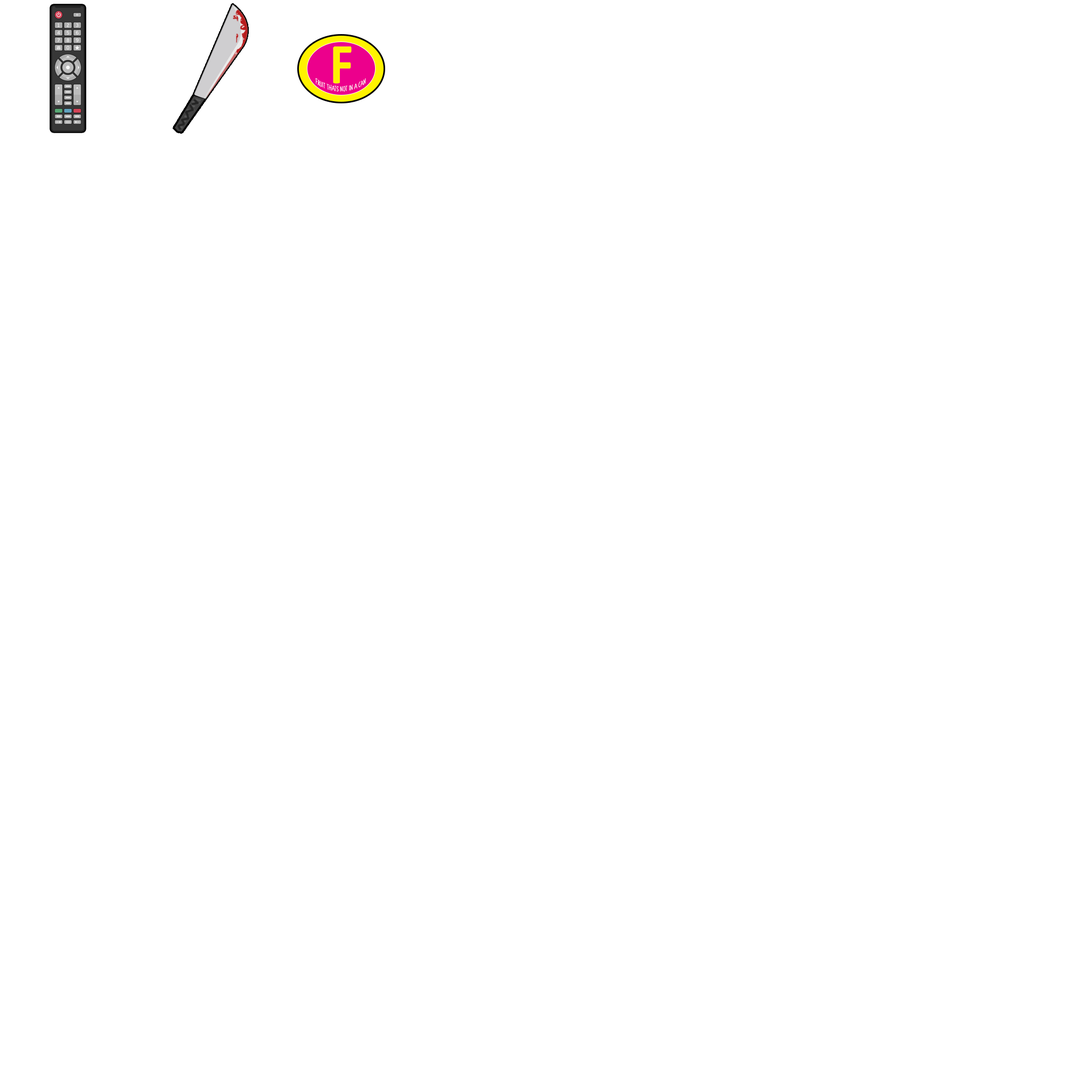
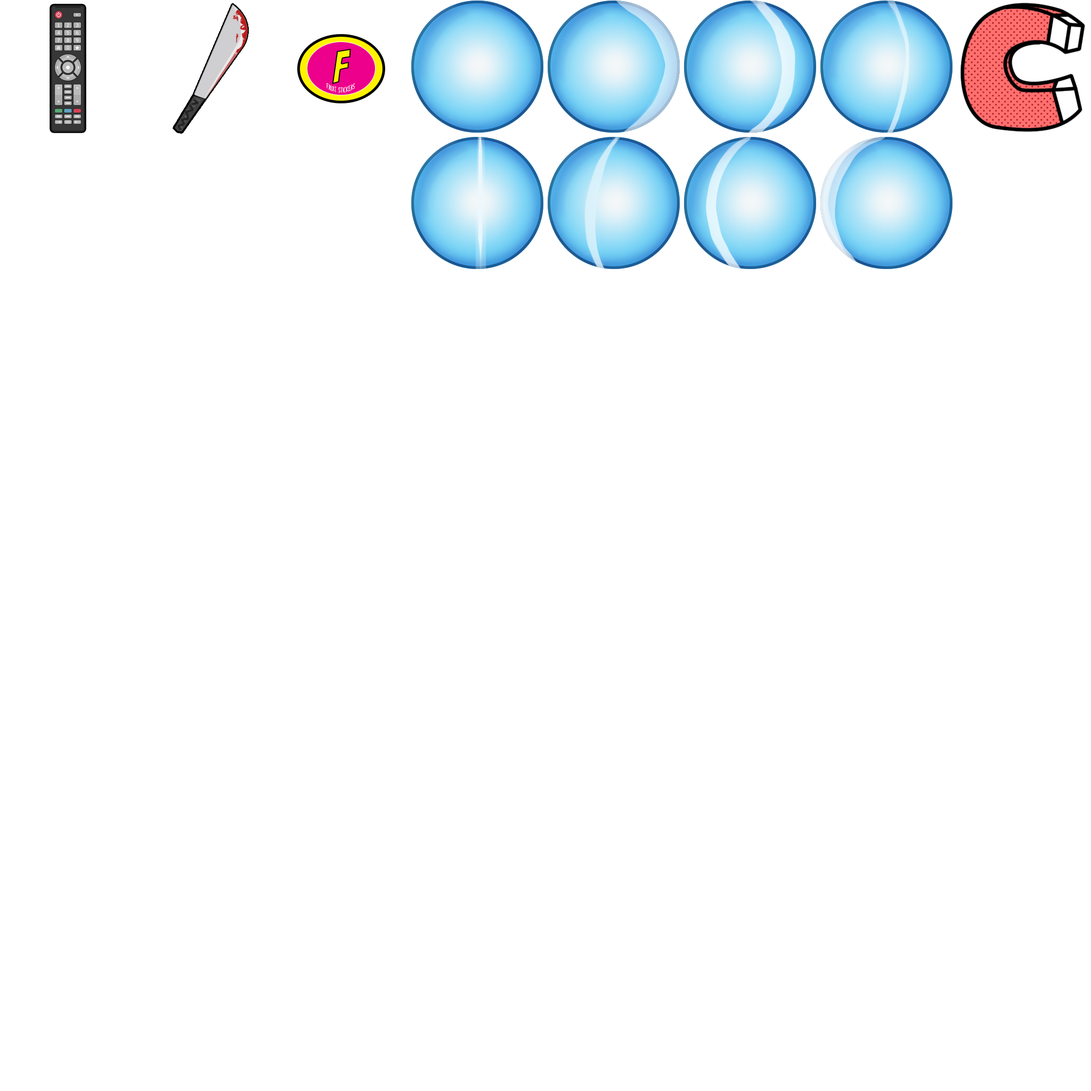
Layered file, before and after one edit (1091 x 1091). Changes by layer:
added layer "Group 1 copy" above "Group 1" over [960, 2, 1086, 133]
renamed "fruit thats not in a can" to "Fruit", painted on it over [315, 77, 367, 93]
painted on "F" over [332, 46, 352, 85]
added group "Group 1" (2nd of 2, in "Group 1") with 1 layers in group "Group 1" over [411, 0, 953, 270]
added layer "Frame 1" in group "Group 1" over [411, 0, 953, 270]
painted on "Ellipse 1" over [298, 35, 384, 102]
